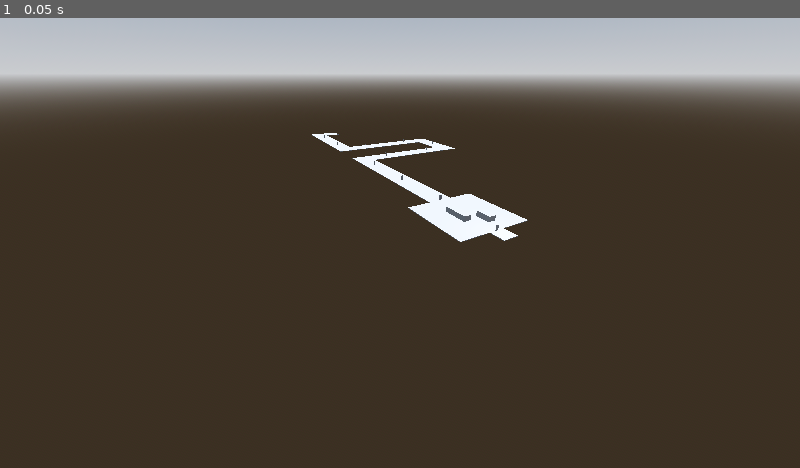
Above: before the commit, frame 1.
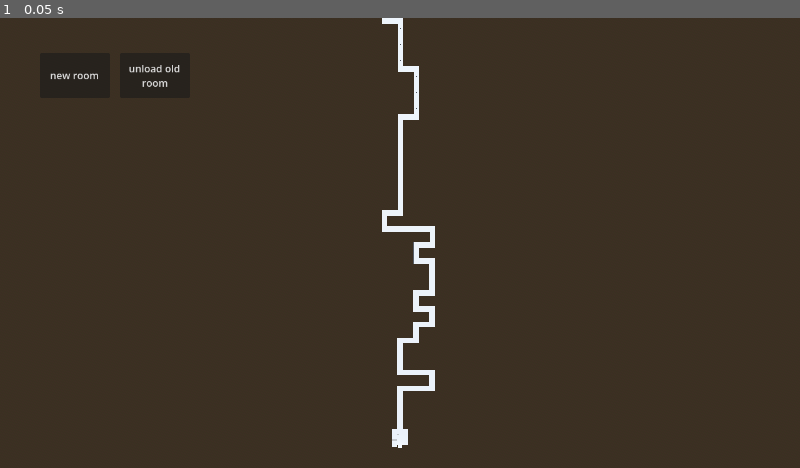
Above: after the commit, the same moment.

Repository: slop-inc/algebra-game-jam
Game: Godot game, scene res://scenes/rooms/game.tscn
The game is run twice, just before and just after one commit, with the same random seed, the same clock (stepped at 60 frames per second) and the same inputs. This scene is started directly instead of the project's main scene.
Inputs:
- Up to frame 1 (0.05 s): no input

The runs differ from the first frame. In frame 1, 22% of the frame differs, in the area x 0-100%, y 0-96%.

Commit message:
you added WHAT

Diff:
--- a/project.godot
+++ b/project.godot
@@ -24,6 +24,10 @@
 [dotnet]
 
 project/assembly_name="AlgebraGameJam"
+
+[filesystem]
+
+import/blender/enabled=false
 
 [input]
 
--- a/scenes/main_menu/main_menu.tscn
+++ b/scenes/main_menu/main_menu.tscn
@@ -83,6 +83,8 @@
 anchors_preset = 15
 anchor_right = 1.0
 anchor_bottom = 1.0
+grow_horizontal = 2
+grow_vertical = 2
 color = Color(0.14901961, 0, 0, 1)
 
 [node name="MeshInstance3D" type="MeshInstance3D" parent="." unique_id=975434608]
--- a/scenes/rooms/game.gd
+++ b/scenes/rooms/game.gd
@@ -8,6 +8,7 @@
 var playground = preload("res://scenes/rooms/special_rooms/straight_playground.tscn")
 
 @onready var newest_room = $Rooms/StartRoom
+@onready var rooms = $Rooms
 @onready var bend = 0
 
 # Generate random room of specified level
@@ -46,7 +47,6 @@
 	# Spawning the room
 	var scene = load(room_path)
 	_spawn_room(scene)
-	pass
 
 func _spawn_room(r: PackedScene) -> void:
 	var about_to_be_room = r.instantiate()
@@ -54,22 +54,23 @@
 	print(newest_room.room_marker)
 	newest_room.room_marker.add_child(about_to_be_room)
 	newest_room = about_to_be_room
-	pass
+	newest_room.reparent(rooms)
+
+func _del_oldest_room():
+	rooms.get_child(0).queue_free()
 
 func _ready() -> void:
 	_spawn_room(playground)
-	_generate_room("catacomb")
-	_generate_room("catacomb")
-	_generate_room("catacomb")
-	_generate_room("catacomb")
-	_generate_room("catacomb")
-	_generate_room("catacomb")
-	_generate_room("catacomb")
-	_generate_room("catacomb")
-	_generate_room("catacomb")
-	_generate_room("catacomb")
-	pass
+	for i in range(50):
+		_generate_room("catacomb")
 
 
 func _process(_delta: float) -> void:
 	pass
+
+
+func _on_button_pressed() -> void:
+	_generate_room("catacomb")
+
+func _on_button_2_pressed() -> void:
+	_del_oldest_room()
--- a/scenes/rooms/game.tscn
+++ b/scenes/rooms/game.tscn
@@ -16,8 +16,12 @@
 tonemap_mode = 2
 glow_enabled = true
 
-[node name="Root2" type="Node3D" unique_id=6052931]
+[node name="Root" type="Node3D" unique_id=6052931]
 script = ExtResource("1_8fg17")
+
+[node name="Rooms" type="Node" parent="." unique_id=1804828507]
+
+[node name="StartRoom" parent="Rooms" unique_id=1380908902 instance=ExtResource("2_15nd6")]
 
 [node name="DirectionalLight3D" type="DirectionalLight3D" parent="." unique_id=894557397]
 transform = Transform3D(-0.8660254, -0.43301278, 0.25, 0, 0.49999997, 0.86602545, -0.50000006, 0.75, -0.43301266, 0, 0, 0)
@@ -26,13 +30,27 @@
 [node name="WorldEnvironment" type="WorldEnvironment" parent="." unique_id=2011192145]
 environment = SubResource("Environment_53i6v")
 
-[node name="Rooms" type="Node" parent="." unique_id=1804828507]
-
-[node name="StartRoom" parent="Rooms" unique_id=1380908902 instance=ExtResource("2_15nd6")]
-
-[node name="Camera3D" type="Camera3D" parent="." unique_id=2081366607]
-transform = Transform3D(0.8660253, 0.25000006, -0.43301278, -5.4542024e-09, 0.8660254, 0.50000006, 0.50000006, -0.4330127, 0.75, -68.600006, 43.5, 53.8)
-
 [node name="OmniLight3D" type="OmniLight3D" parent="." unique_id=1805504260]
 transform = Transform3D(1, 0, 0, 0, 1, 0, 0, 0, 1, 0, 8, 0)
 omni_range = 27.9
+
+[node name="Camera3D2" type="Camera3D" parent="." unique_id=183354025]
+transform = Transform3D(1, 0, 0, 0, -4.371139e-08, 1, 0, -1, -4.371139e-08, 0, 549.4, -381.1)
+
+[node name="Button" type="Button" parent="Camera3D2" unique_id=980248442]
+offset_left = 64.0
+offset_top = 56.0
+offset_right = 176.0
+offset_bottom = 128.0
+text = "new room"
+
+[node name="Button2" type="Button" parent="Camera3D2" unique_id=1319968129]
+offset_left = 192.0
+offset_top = 56.0
+offset_right = 304.0
+offset_bottom = 128.0
+text = "unload old
+room"
+
+[connection signal="pressed" from="Camera3D2/Button" to="." method="_on_button_pressed"]
+[connection signal="pressed" from="Camera3D2/Button2" to="." method="_on_button_2_pressed"]
--- a/scenes/rooms/special_rooms/straight_playground.tscn
+++ b/scenes/rooms/special_rooms/straight_playground.tscn
@@ -26,4 +26,8 @@
 transform = Transform3D(3, 0, 0, 0, 2, 0, 0, 0, 6.084, 3.5, 1, -8.6)
 mesh = SubResource("BoxMesh_xsqdx")
 
+[node name="Box3" type="MeshInstance3D" parent="." unique_id=862310413]
+transform = Transform3D(10, 0, 0, 0, 5, 0, 0, 0, 10, -10, 2.5000002, -5.0000005)
+mesh = SubResource("BoxMesh_xsqdx")
+
 [node name="Door" parent="." unique_id=1956734646 instance=ExtResource("2_g4itt")]
--- a/scenes/ui/ui.tscn
+++ b/scenes/ui/ui.tscn
@@ -33,6 +33,8 @@
 anchor_bottom = 1.0
 offset_left = 160.0
 offset_right = -160.0
+grow_horizontal = 2
+grow_vertical = 2
 
 [node name="HBoxContainer" type="HBoxContainer" parent="Control/Control" unique_id=803339612]
 layout_mode = 1
Not shown, added: assets/cultist.fbx.import
